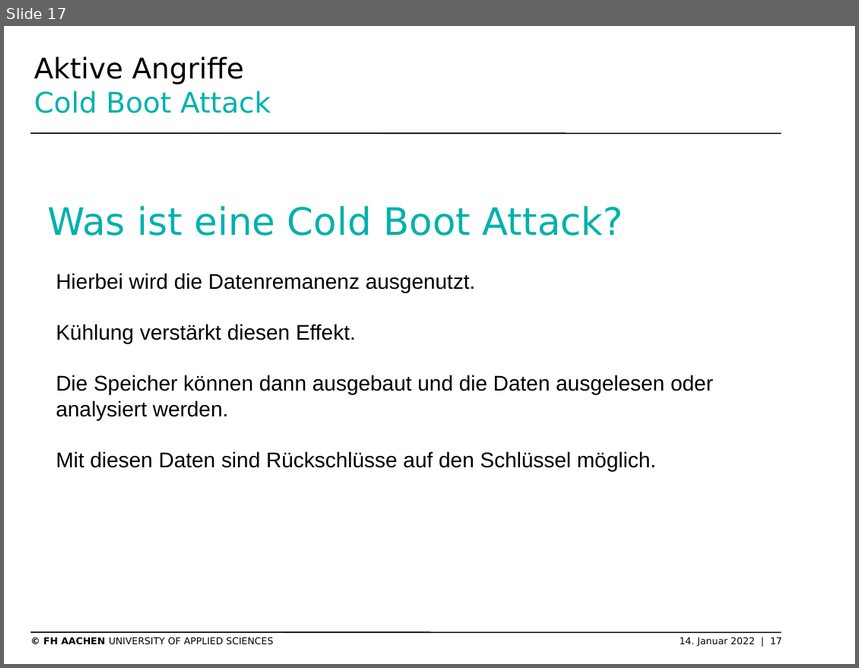
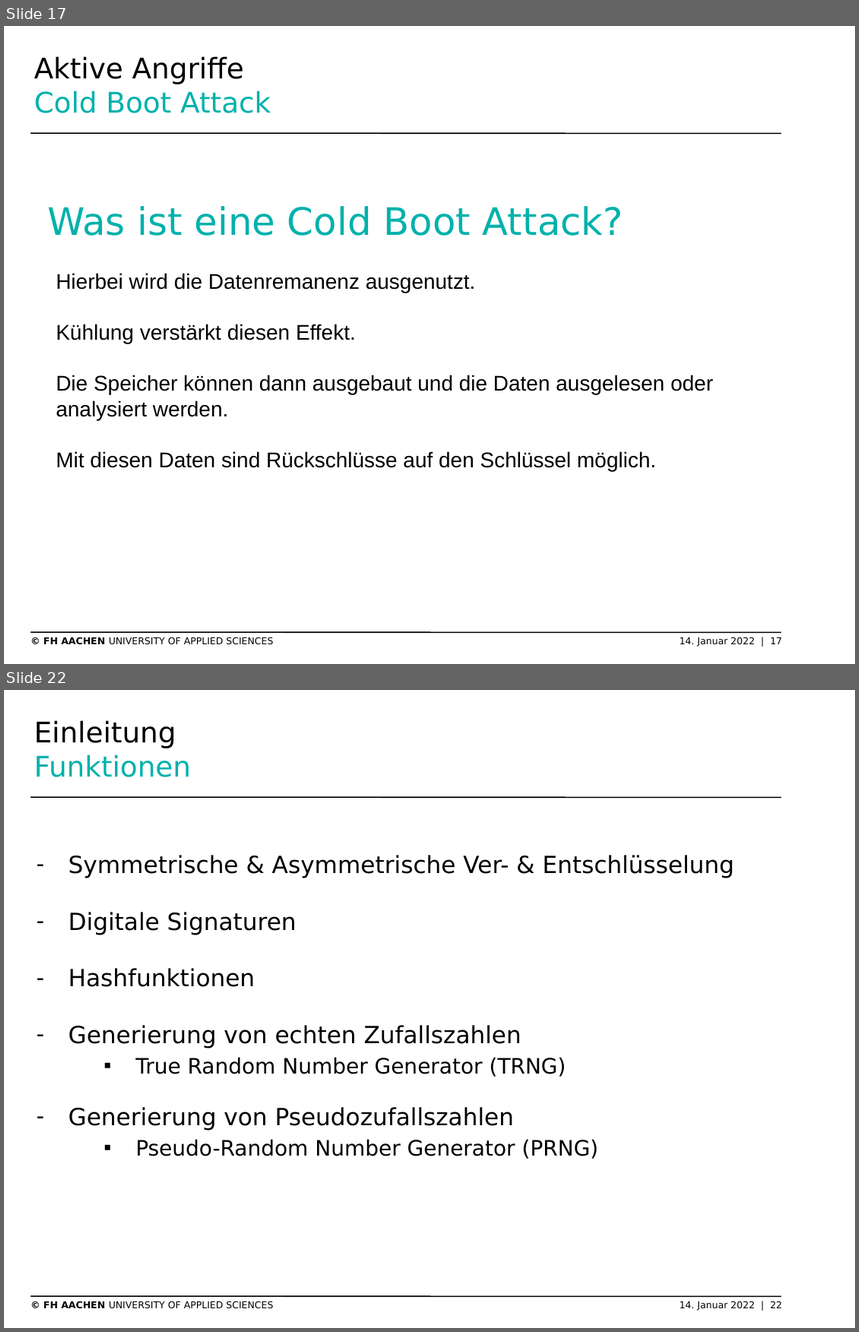
Before and after one commit to SchmickHub/Bachmann---Dahlhaus, a slide deck: HSM Mick(müssen noch zusammengefügt werden).pptx. Shown one above the other, each under a label of ours: slide 17 before the commit, slides 17 and 22 after it; the slides between them are not shown. The pictures are 859x668 and 859x1332 pixels, drawn with LibreOffice and Linux fonts; fonts in the diff are those of the drawing; background and template pictures are left out. Boxes give left, top, right and bottom in pixels: in the first picture for what was removed or moved away, otherwise in the second. Text is boxed around its words. In the diff, an @@ line names an element or a change of style, - is before the commit and + after.

```diff
--- a/HSM Mick(müssen noch zusammengefügt werden).pptx
+++ b/HSM Mick(müssen noch zusammengefügt werden).pptx
@@ slide 22 added at (x1=4, y1=690, x2=855, y2=1328), background #FFFFFF; not listed: 3 template elements that a slide beside it also shows @@
@@ title added at (x1=34, y1=720, x2=191, y2=777), 24 pt, text #000000 @@
+Einleitung
+Funktionen
@@ text added at (x1=69, y1=855, x2=735, y2=1159), 20 pt, text #000000 @@
+– Symmetrische & Asymmetrische Ver- & Entschlüsselung
+– Digitale Signaturen
+– Hashfunktionen
+– Generierung von echten Zufallszahlen
+    ▪ True Random Number Generator (TRNG)
+  – Generierung von Pseudozufallszahlen
+    ▪ Pseudo-Random Number Generator (PRNG)
```
Also in this commit, not shown: 5 slides changed, 25 other slides added.
